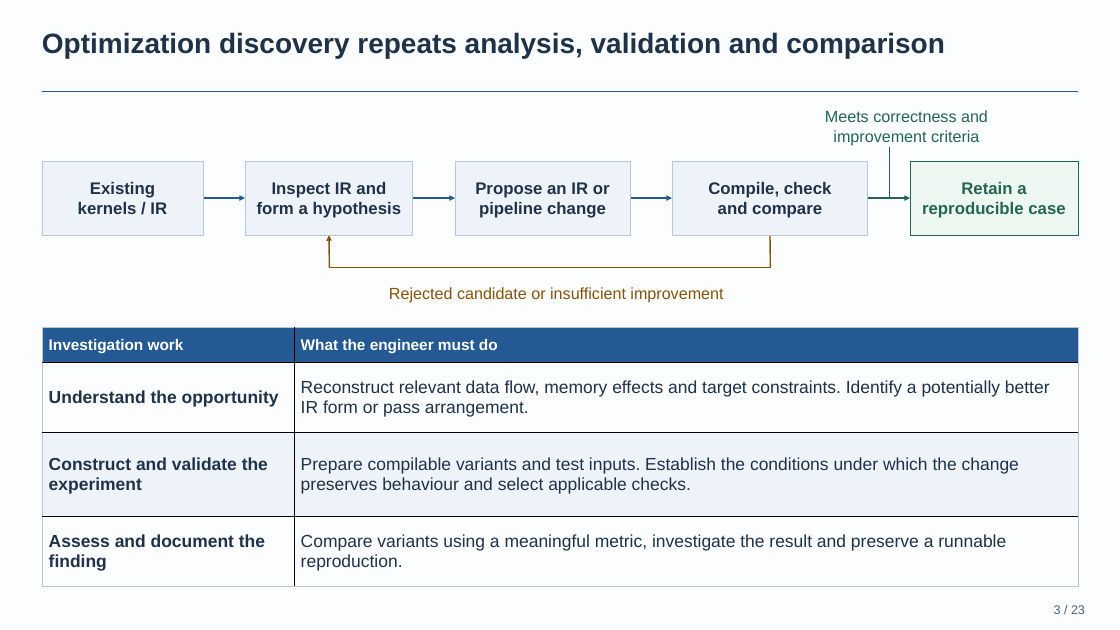
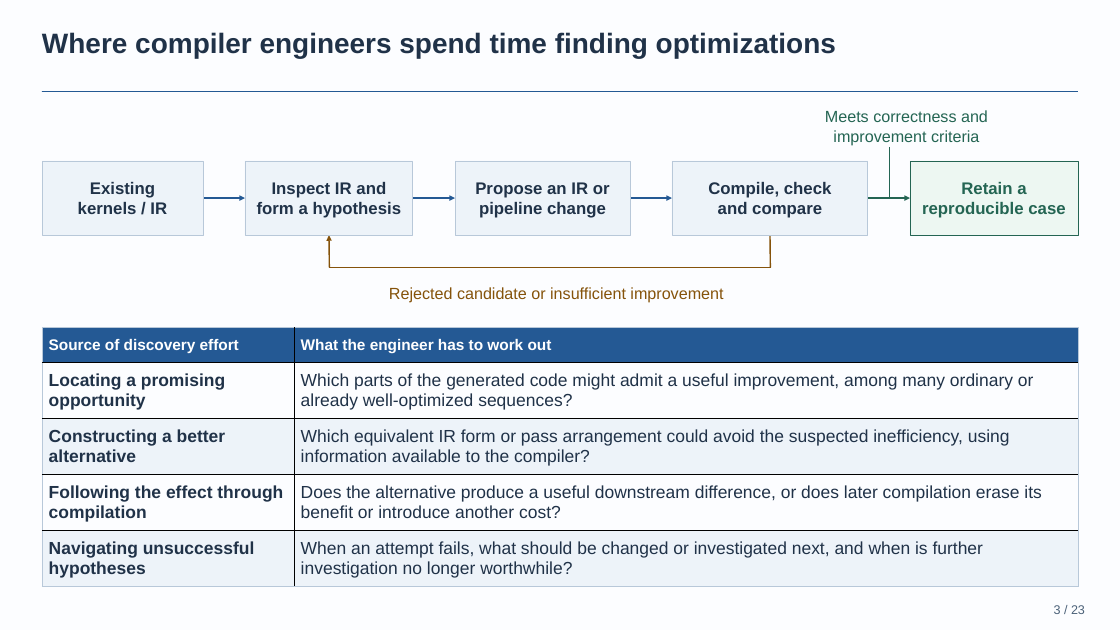
Before and after one commit to BonZirka/ascend-npu-optimization-research, a slide deck: slide 3 of output/ascend-optimization-pitch/ascend-optimization-technical.pptx. Drawn at 1120x630 pixels with LibreOffice and Linux fonts; fonts in the diff are those of the drawing. Boxes give left, top, right and bottom in pixels: in the first picture for what was removed or moved away, otherwise in the second. Text is boxed around its words. In the diff, an @@ line names an element or a change of style, - is before the commit and + after.

Commit message:
Describe sources of engineering effort in optimization discovery

```diff
--- a/output/ascend-optimization-pitch/ascend-optimization-technical.pptx
+++ b/output/ascend-optimization-pitch/ascend-optimization-technical.pptx
@@ text at box(42, 32, 836, 58): text changed @@
-Optimization discovery repeats analysis, validation and comparison
+Where compiler engineers spend time finding optimizations
@@ table at box(42, 328, 1078, 587) @@
-row 1: Investigation work | What the engineer must do
-row 2: Understand the opportunity | Reconstruct relevant data flow, memory effects and target constraints. Identify a potentially better IR form or pass arrangement.
-row 3: Construct and validate the experiment | Prepare compilable variants and test inputs. Establish the conditions under which the change preserves behaviour and select applicable checks.
-row 4: Assess and document the finding | Compare variants using a meaningful metric, investigate the result and preserve a runnable reproduction.
+row 1: Source of discovery effort | What the engineer has to work out
+row 2: Locating a promising opportunity | Which parts of the generated code might admit a useful improvement, among many ordinary or already well-optimized sequences?
+row 3: Constructing a better alternative | Which equivalent IR form or pass arrangement could avoid the suspected inefficiency, using information available to the compiler?
+row 4: Following the effect through compilation | Does the alternative produce a useful downstream difference, or does later compilation erase its benefit or introduce another cost?
+row 5: Navigating unsuccessful hypotheses | When an attempt fails, what should be changed or investigated next, and when is further investigation no longer worthwhile?
```
Also in this commit, not shown: 4 other files.
